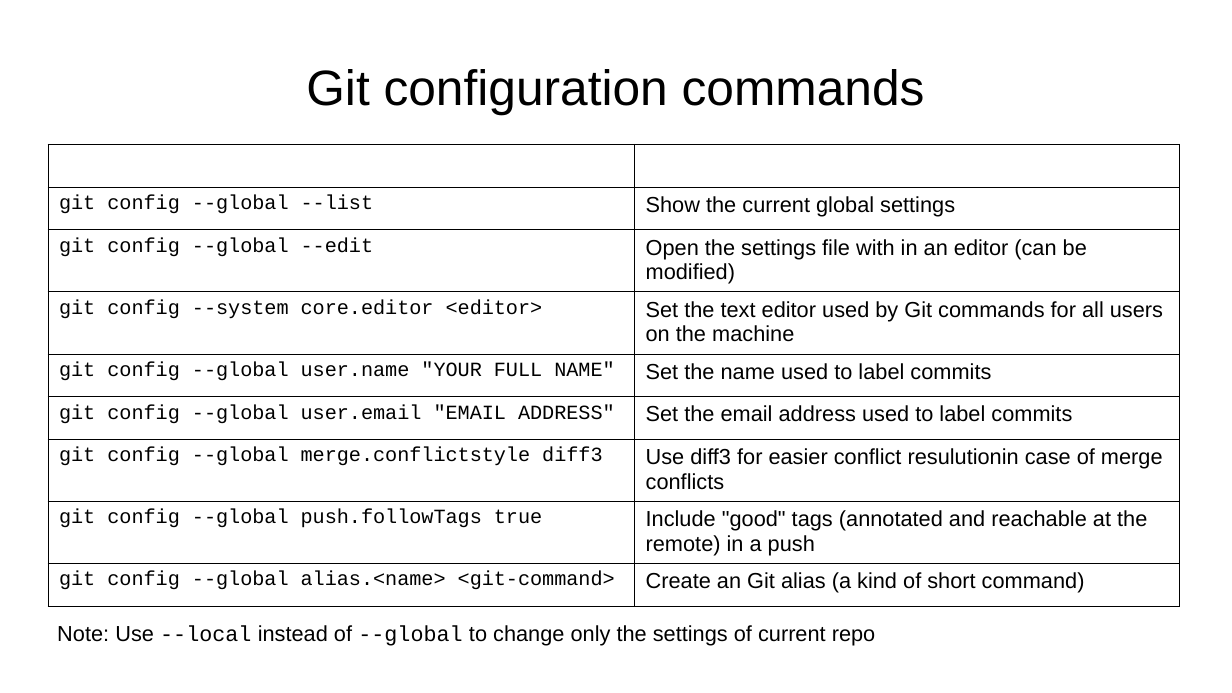
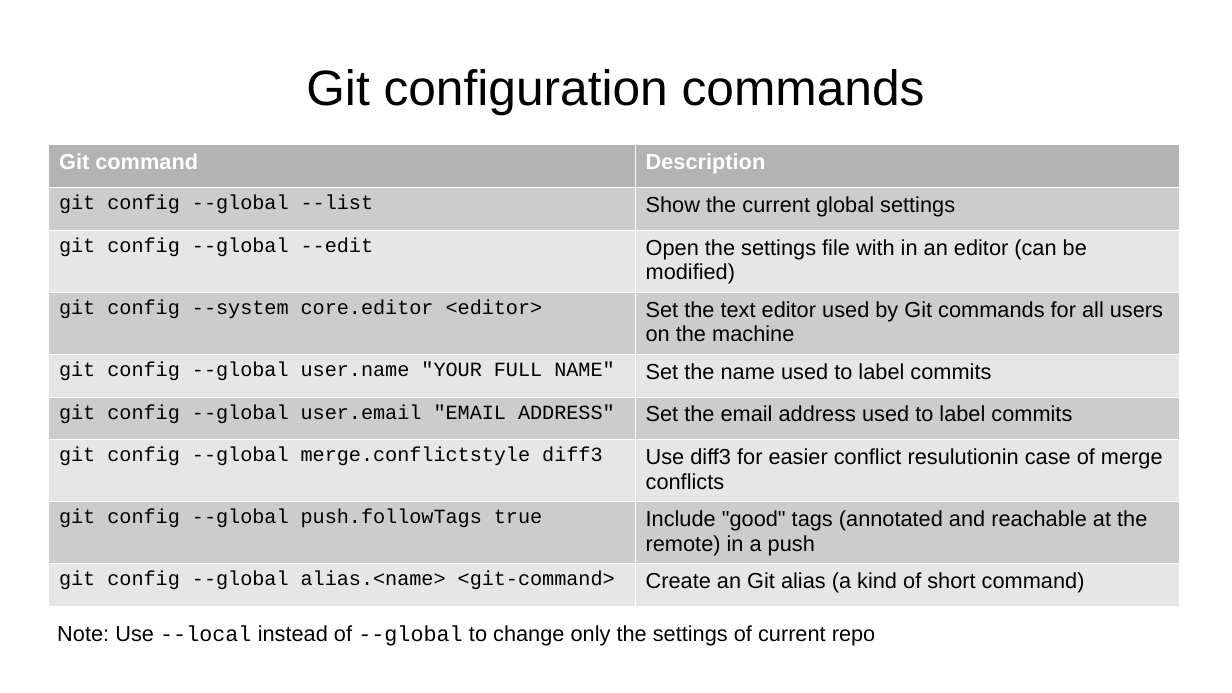
Before and after one commit to aryoda/git_essentials, a slide deck: slide 8 of Introduction to Git collaboration workflows.odp. Drawn at 1232x693 pixels with LibreOffice and Linux fonts; fonts in the diff are those of the drawing. Boxes give left, top, right and bottom in pixels: in the first picture for what was removed or moved away, otherwise in the second. Text is boxed around its words. In the diff, an @@ line names an element or a change of style, - is before the commit and + after.

```diff
--- a/Introduction to Git collaboration workflows.odp
+++ b/Introduction to Git collaboration workflows.odp
@@ table at box(48, 144, 1179, 607) @@
@@ fill none to #B3B3B3 in row 1 @@
@@ fill none to #CCCCCC in 8 cells @@
@@ fill none to #E6E6E6 in 8 cells @@
@@ borders changed @@
```
Also in this commit, not shown: 5 other slides changed.
